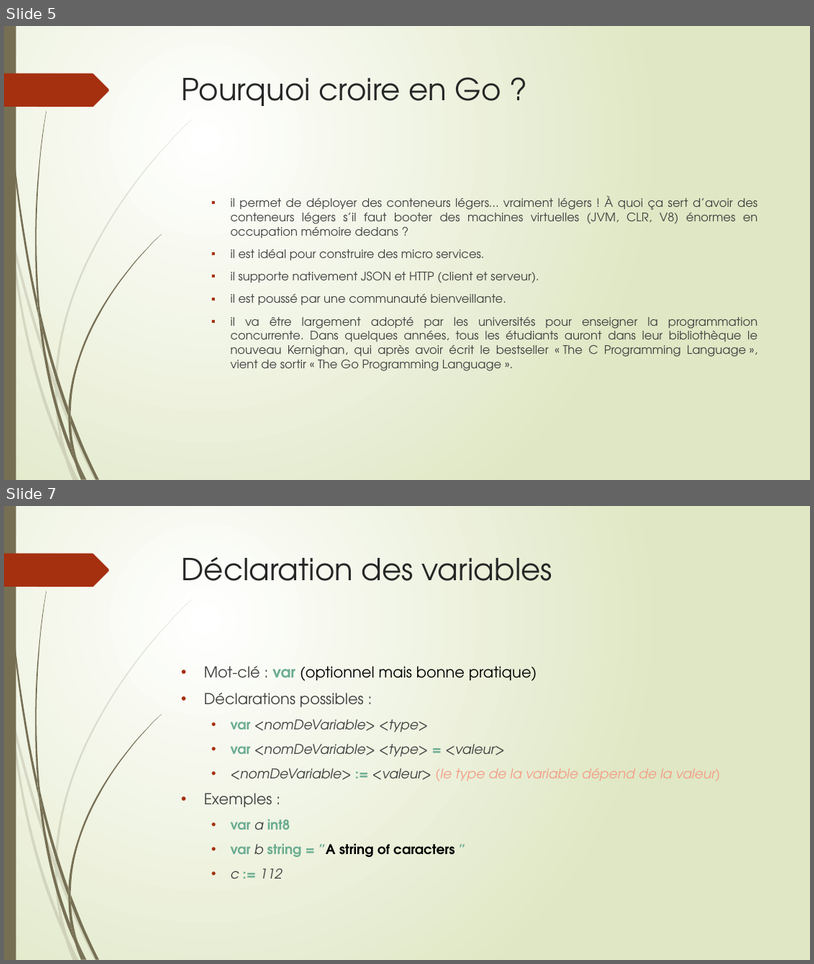
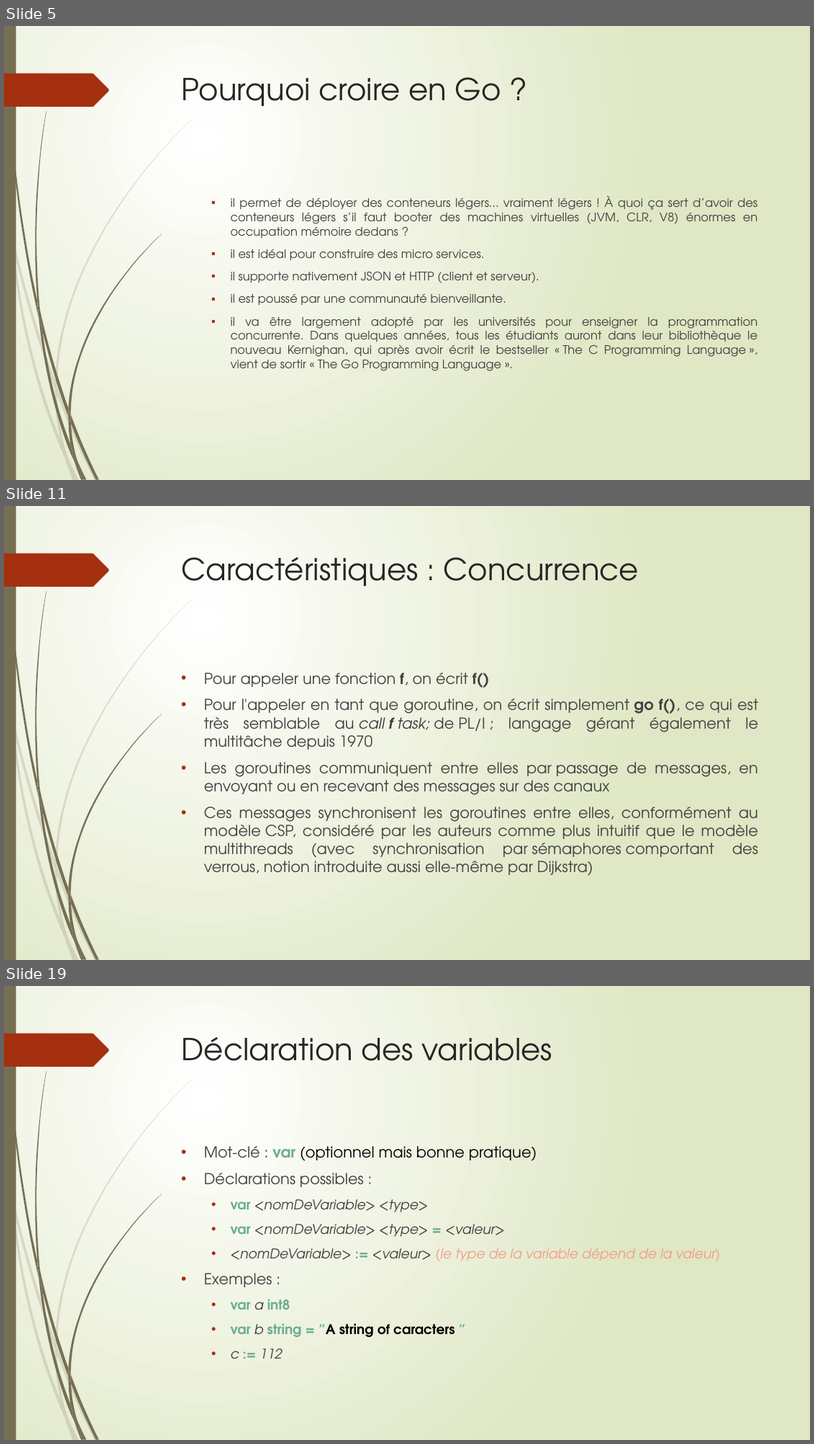
Before and after one commit to thierrydecker/learning-go, a slide deck: learning-go.pptx. Shown one above the other, each under a label of ours: slides 5 and 7 before the commit, slides 5, 11 and 19 after it; the slides between them are not shown. The pictures are 814x964 and 814x1444 pixels, drawn with LibreOffice and Linux fonts; fonts in the diff are those of the drawing. Boxes give left, top, right and bottom in pixels: in the first picture for what was removed or moved away, otherwise in the second. Text is boxed around its words. In the diff, an @@ line names an element or a change of style, - is before the commit and + after.

```diff
--- a/learning-go.pptx
+++ b/learning-go.pptx
@@ slide 11 added at [4, 506, 810, 960], background gradient #FFFFFF to #DFE8C4; not listed: 24 template elements that a slide beside it also shows @@
@@ title added at [182, 557, 639, 586], 36 pt, text #262626 @@
+Caractéristiques : Concurrence
@@ text added at [204, 672, 759, 875], 18 pt, text #404040 @@
+• Pour appeler une fonction f, on écrit f()
+• Pour l'appeler en tant que goroutine, on écrit simplement go f(), ce qui est très semblable au call f task; de PL/I ; langage gérant également le multitâche depuis 1970
+• Les goroutines communiquent entre elles par passage de messages, en envoyant ou en recevant des messages sur des canaux
+• Ces messages synchronisent les goroutines entre elles, conformément au modèle CSP, considéré par les auteurs comme plus intuitif que le modèle multithreads (avec synchronisation par sémaphores comportant des verrous, notion introduite aussi elle-même par Dijkstra)
@@ what was slide 7 is now slide 19 @@
```
Also in this commit, not shown: 1 slide changed, 12 other slides added.
